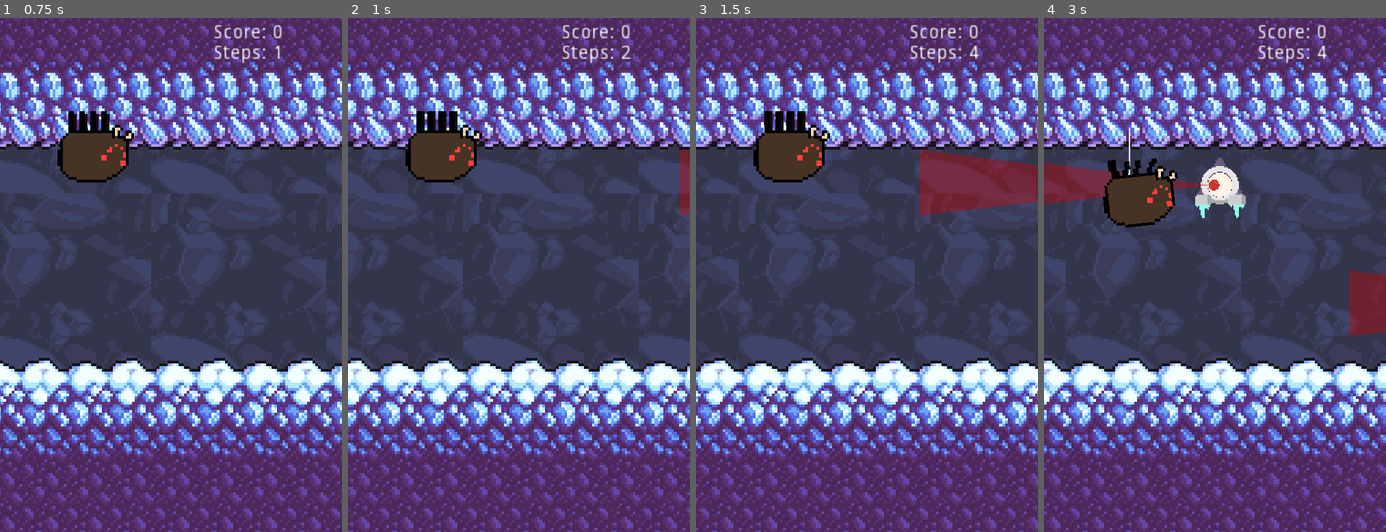
Above: before the commit, frames 1-4 (left to right).
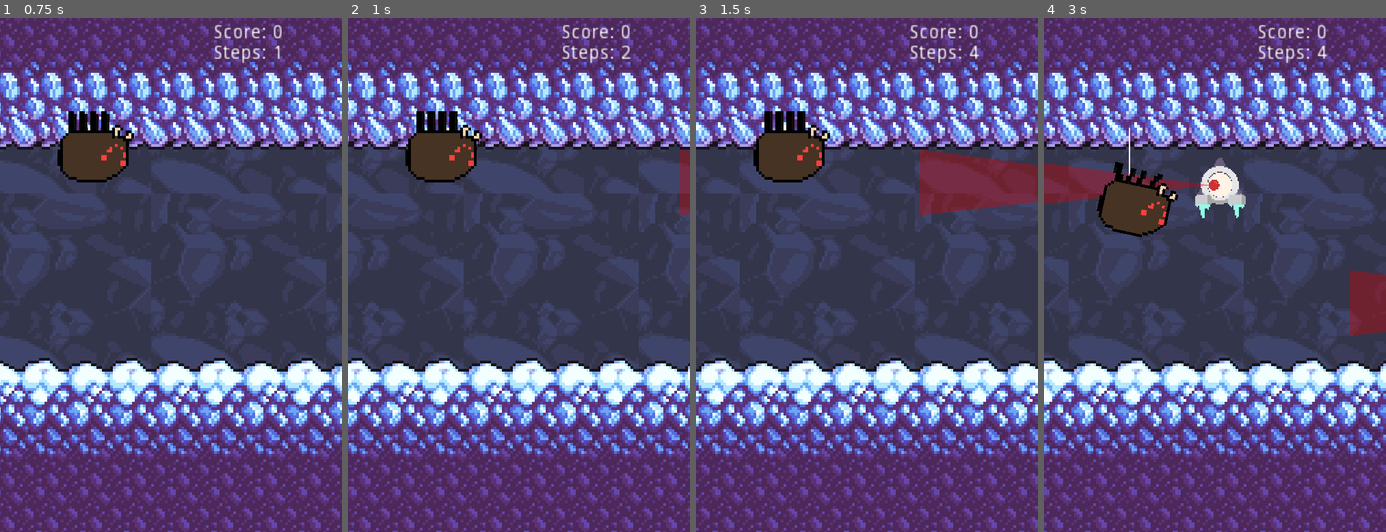
Above: after the commit, the same moments.

Repository: SecsAndCyber/ChillJam-SpiderEscape
Game: Godot game, scene res://Scenes/Menu.tscn
Two runs of this game, one before a commit and one after it. Both use one fixed random seed, a clock stepped at 60 frames per second and the inputs below.
Inputs:
- Up to frame 1 (0.75 s): click "START" at 0.5 s
- Up to frame 2 (1 s): no input
- Up to frame 3 (1.5 s): no input
- Up to frame 4 (3 s): tap Space (ui_select) at 1.52, 2.27 s

Frame 1 is identical in both runs. In frame 2, 6.8% of the frame differs, in the area x 0-100%, y 0-100%; in frame 3, 6.8%; in frame 4, 36%.

Commit message:
Adjustments

Diff:
--- a/Scenes/GameBoard.tscn
+++ b/Scenes/GameBoard.tscn
@@ -94,7 +94,8 @@
 
 [node name="ScoreSound" type="AudioStreamPlayer" parent="SpiderBox"]
 stream = ExtResource( 9 )
-volume_db = -10.0
+volume_db = -25.0
+pitch_scale = 2.0
 
 [node name="SpottedSound" type="AudioStreamPlayer" parent="SpiderBox"]
 stream = ExtResource( 10 )
@@ -115,6 +116,11 @@
 shape_centered = false
 shape_visible = false
 
+[node name="ScoreSound" type="AudioStreamPlayer" parent="TouchScreenButton"]
+stream = ExtResource( 9 )
+volume_db = -10.0
+pitch_scale = 4.0
+
 [connection signal="pressed" from="ScrollingMap/RestartButton" to="." method="_on_Button_pressed"]
 [connection signal="hold_ended" from="Controller" to="." method="_on_Controller_hold_ended"]
 [connection signal="hold_started" from="Controller" to="." method="_on_Controller_hold_started"]
--- a/Scripts/Controller.gd
+++ b/Scripts/Controller.gd
@@ -62,6 +62,7 @@
 			button_hold_time = 0
 			button_hold_start_time = 0
 	elif button_pressed:
+		get_node("/root/GameBoard/TouchScreenButton/ScoreSound").play()
 		emit_signal("tapped")
 		button_pressed = false
 		button_hold_time = 0
--- a/Scripts/GameBoard.gd
+++ b/Scripts/GameBoard.gd
@@ -31,24 +31,25 @@
 
 var next_frame = 0
 var next_level = 0
-# Called every frame. 'delta' is the elapsed time since the previous frame.
+
+func _process(delta):
+	update()
+	if not dead:
+		score_box.text = "Score: %s\nSteps: %s" % [int(score), $SpiderBox/Player.steps]
+	else:
+		score_box.text = "RESTART\nScore: %s\nSteps: %s" % [int(score), $SpiderBox/Player.steps]
 
 func _physics_process(delta):
+	if not $ParallaxBackground/BackgroundSound.playing:
+		$ParallaxBackground/BackgroundSound.play()
 	if not dead:
+		$SpiderBox/Drone.scale = clamp(score / 20,0, 1.5)
+		$ParallaxBackground/BackgroundSound.pitch_scale = clamp(score / 20, .01, 2)
+
 		$ParallaxBackground.get_node("DroneLayer").motion_offset.x -= (crawl_speed + drone_speed) * delta
 		if not $SpiderBox/Player.jumping:
 			$ParallaxBackground.get_node("ParallaxLayer").motion_offset.x -= (crawl_speed) * delta
 
-func _process(delta):
-	update()
-	if not $ParallaxBackground/BackgroundSound.playing:
-		$ParallaxBackground/BackgroundSound.play()
-	if not dead:
-		score_box.text = "Score: %s\nSteps: %s" % [int(score), $SpiderBox/Player.steps]
-		$SpiderBox/Drone.scale = clamp(score / 20,0, 1.75)
-		$ParallaxBackground/BackgroundSound.pitch_scale = clamp(score / 20, .01, 2)
-	else:
-		score_box.text = "RESTART\nScore: %s\nSteps: %s" % [int(score), $SpiderBox/Player.steps]
 	if next_level < OS.get_system_time_msecs():
 		next_level = OS.get_system_time_msecs() + 1000 * 15
 		crawl_speed += 10
@@ -118,7 +119,7 @@
 func _on_Controller_tapped():
 	if not dead:
 		$SpiderBox/Player.pivot = 90
-		fall_distance = 75
+		fall_distance = 80
 		can_climb = true
 	else:
 		dead_taps += 1
--- a/Scripts/Player.gd
+++ b/Scripts/Player.gd
@@ -15,11 +15,13 @@
 
 var next_frame = 0
 # Called every frame. 'delta' is the elapsed time since the previous frame.
-func _process(delta):
+func _physics_process(delta):
 	if pivot > rotation_degrees:
 		rotation_degrees = clamp(rotation_degrees + (climp_speed*90)*delta, 0, pivot)
 	else:
 		rotation_degrees = clamp(rotation_degrees - (climp_speed*90)*delta, pivot, 90)
+
+func _process(delta):
 	if next_frame < OS.get_system_time_msecs():
 		next_frame = OS.get_system_time_msecs() + 250
 		if jumping:
